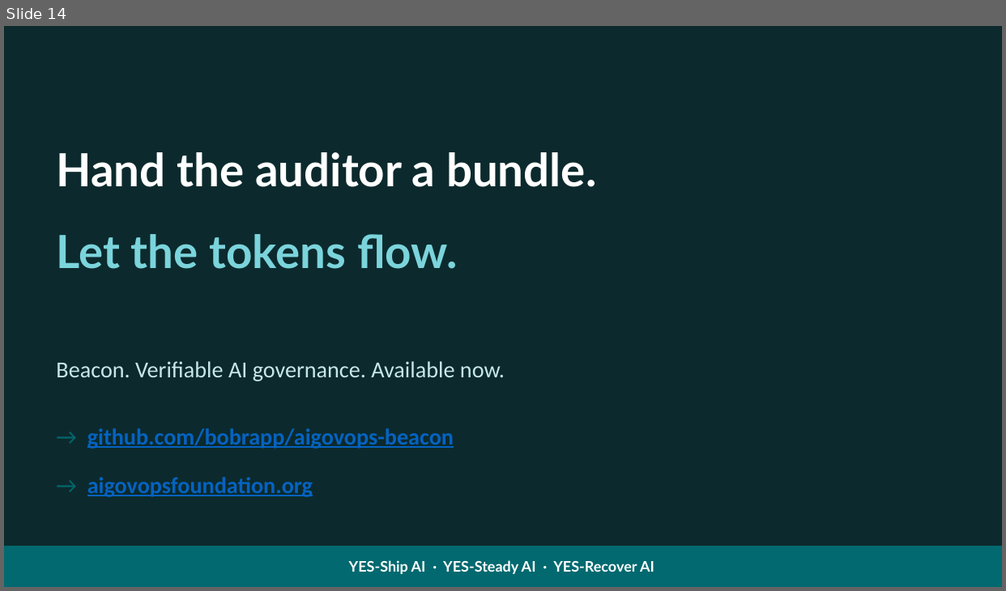
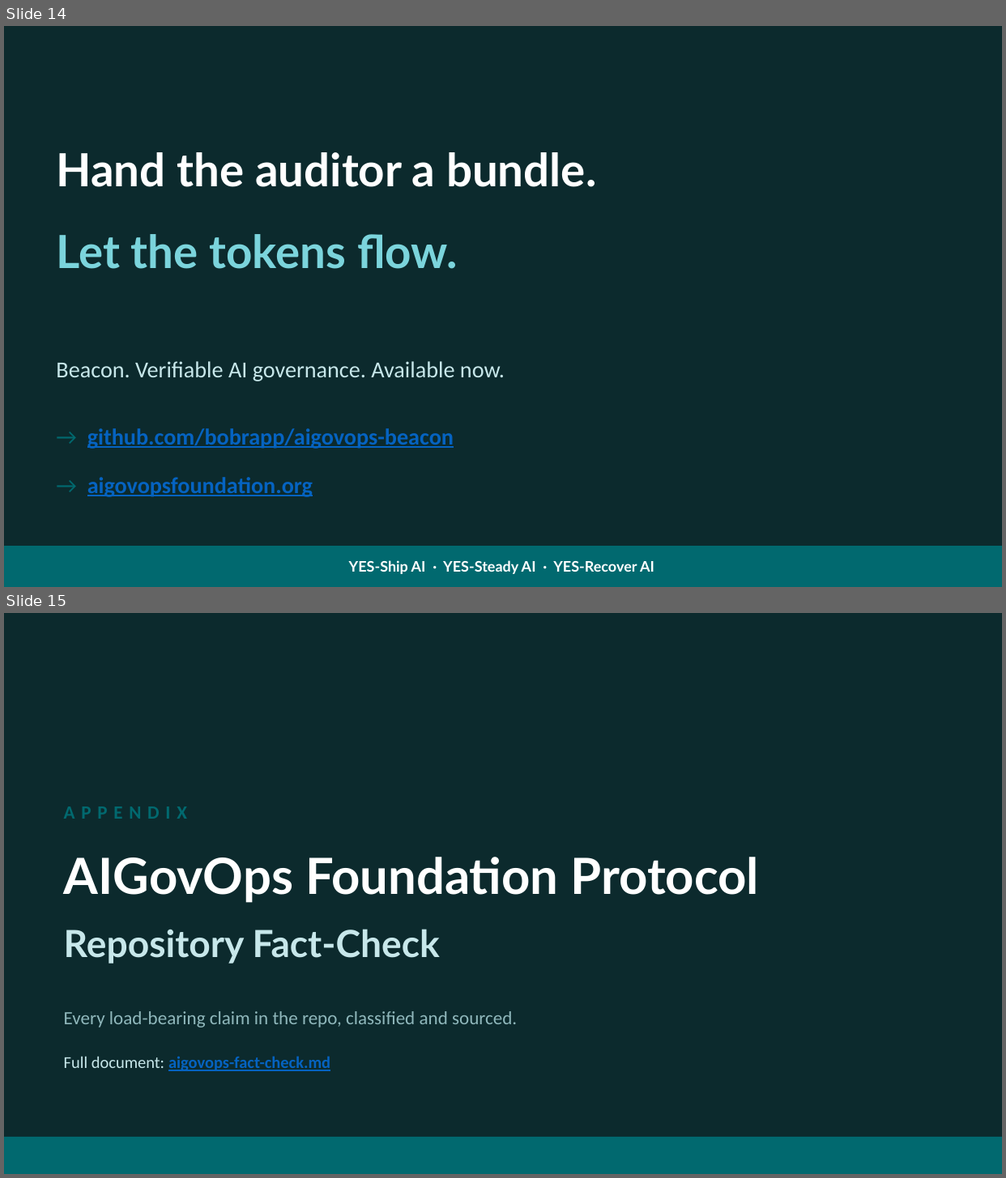
Before and after one commit to aigovops-foundation/aigovops, a slide deck: products/beacon/docs/downloads/AIGovOps_Beacon_Pitch.pptx. Shown one above the other, each under a label of ours: slide 14 before the commit, slides 14 and 15 after it. The pictures are 1006x591 and 1006x1178 pixels, drawn with LibreOffice and Linux fonts; fonts in the diff are those of the drawing. Boxes give left, top, right and bottom in pixels: in the first picture for what was removed or moved away, otherwise in the second. Text is boxed around its words. In the diff, an @@ line names an element or a change of style, - is before the commit and + after.

Commit message:
Beacon v2.4: BIG/SMALL pitch decks + AIGovOps Foundation Protocol fact-check appendix
- Add aigovops-fact-check.md (canonical, 46 claims across 16 source files)
  - Protocol: VERIFIED / SOURCED / ASPIRATIONAL / UNVERIFIABLE
  - Totals: 18 / 6 / 14 / 8
- Add AIGovOps_Beacon_Pitch_Big.{pptx,pdf} (embeds 30s teaser, 16 MB)
- Add AIGovOps_Beacon_Pitch_Small.{pptx,pdf} (no video, lightweight)
- Update default AIGovOps_Beacon_Pitch.{pptx,pdf} to v2.4 Small build
- docs/index.html: link both deck versions + fact-check appendix
- Fix E-01: docs/data/ai_failures_top100.json line 871
  Moffatt v. Air Canada citation corrected to BC Civil Resolution Tribunal
  (2024 BCCRT 149); supersedes prior BCSC 1490 attribution

```diff
--- a/products/beacon/docs/downloads/AIGovOps_Beacon_Pitch.pptx
+++ b/products/beacon/docs/downloads/AIGovOps_Beacon_Pitch.pptx
@@ slide 15 added at [4, 613, 1002, 1174], background #0C2A2D @@
@@ text added at [64, 807, 187, 819], 18 pt, text #01696F, bold @@
+APPENDIX
@@ text added at [64, 857, 759, 903], 48 pt, text #FFFFFF, bold @@
+AIGovOps Foundation Protocol
@@ text added at [64, 929, 440, 964], 36 pt, text #C7E7EA, bold @@
+Repository Fact-Check
@@ text added at [64, 1012, 517, 1028], 18 pt, text #8FB7BB @@
+Every load-bearing claim in the repo, classified and sourced.
@@ text added at [64, 1056, 330, 1071], 16 pt, text #0563C1, bold, underline @@
+Full document: aigovops-fact-check.md
@@ rectangle added at [4, 1137, 1002, 1174], fill #01696F @@
```
Also in this commit, not shown: 13 slides changed, 13 other slides added, 6 other files.
